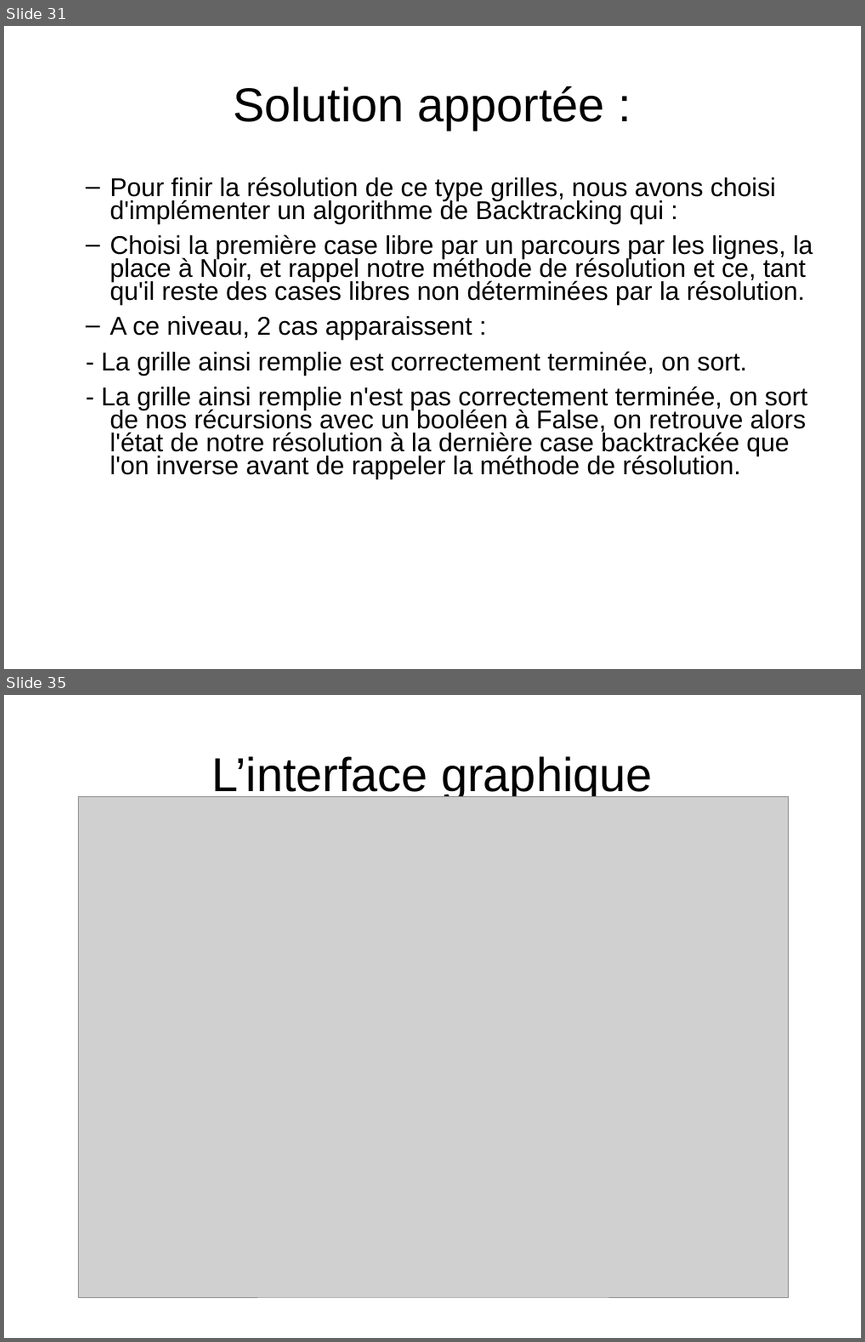
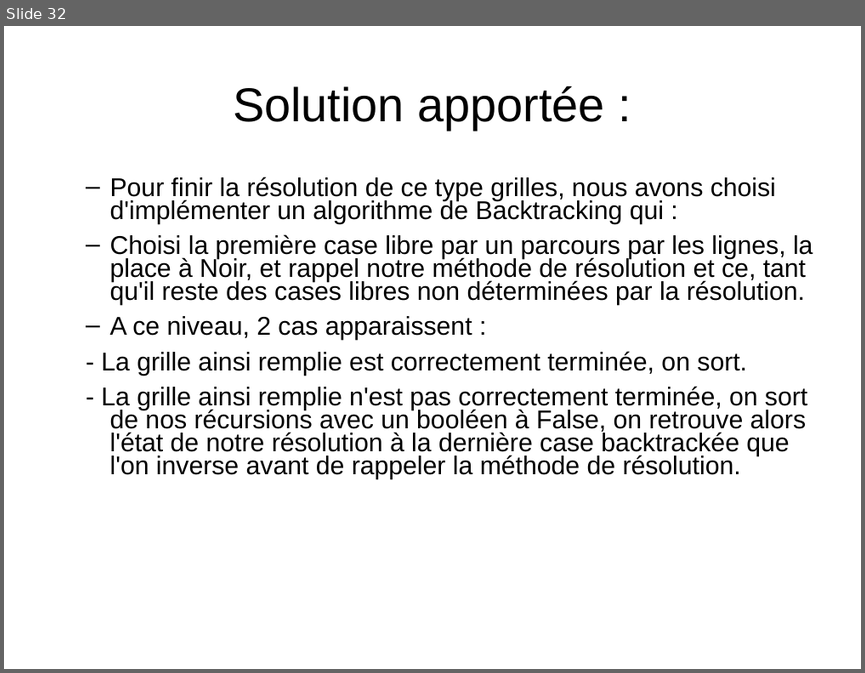
Before and after one commit to benaisc/Picross, a slide deck: Picross1.odp. Shown one above the other, each under a label of ours: slides 31 and 35 before the commit, slide 32 after it; the slides between them are not shown. The pictures are 865x1342 and 865x673 pixels, drawn with LibreOffice and Linux fonts; fonts in the diff are those of the drawing; grey boxes stand for pictures. Boxes give left, top, right and bottom in pixels: in the first picture for what was removed or moved away, otherwise in the second. Text is boxed around its words. In the diff, an @@ line names an element or a change of style, - is before the commit and + after.

```diff
--- a/Picross1.odp
+++ b/Picross1.odp
@@ slide 35 removed at (4,695,861,1338), background #FFFFFF @@
@@ title removed at (211,756,652,800) @@
-L’interface graphique
@@ picture removed at (78,797,789,1298) @@
@@ what was slide 31 is now slide 32 @@
```
Also in this commit, not shown: 3 slides added, 3 other slides removed.
